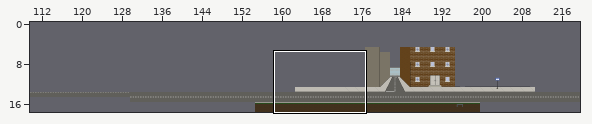
An edit to a level. Tiled map, src/maps/city.tmx. The first picture is a wide view before the edit; the outline marks the close-up.
Close-up. The starting point:
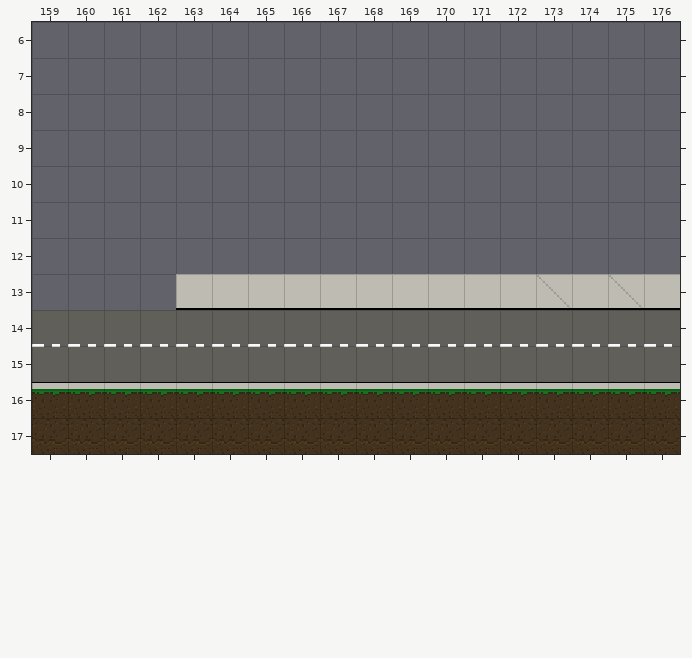
Cells are 24x24 px. Shown: x 159..176, y 6..17. The commit also changed other parts of the map, which this record leaves out. Tiles whose own drawing changed are shown in their newer look in all pictures.
Once edited:
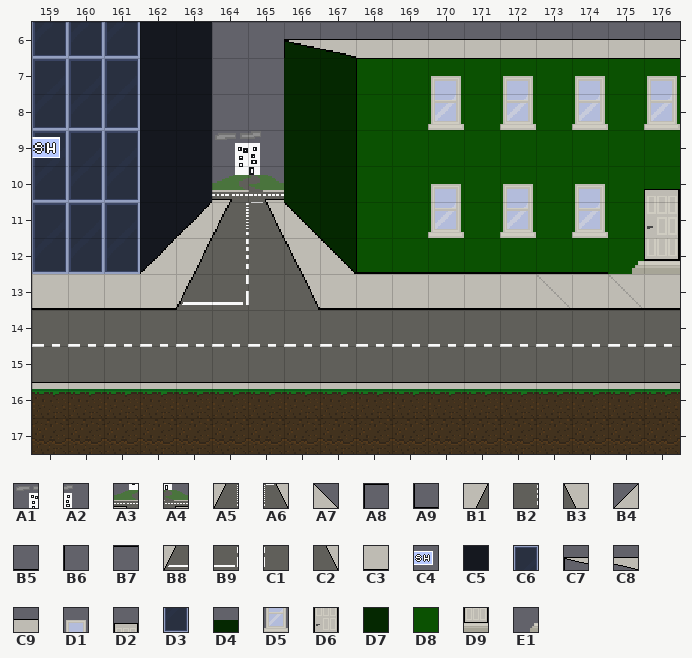
Key: from "city": A1 133, A2 134, A3 153, A4 154, A5 175, A6 176, A7 177, A8 179, A9 179 turned 270, B1 194, B2 195, B3 197, B4 198 turned 270, B5 199, B6 199 flipped on the other diagonal, B7 199 turned 180, B8 214, B9 215, C1 216, C2 217, C3 218, C4 247, C5 251, C6 252, C7 255, C8 256, C9 257, D1 265, D2 268, D3 272, D4 279, D5 285, D6 288, D7 298, D8 299, D9 308, E1 309 flipped left-right.
__ is an empty cell.
Tiles of an added or newly shown layer are drawn over the layers below it.
The exact change:
Layer "Background_buildings" (added):
y 9: x 164..165 __ __ -> A1 A2
y 10: x 164..165 __ __ -> A3 A4
Layer "buildings":
y 6: x 159..163 __ __ __ __ __ -> D3 D3 D3 C5 C5; x 166..167 __ __ -> D4 D4
y 7: x 159..163 __ __ __ __ __ -> C6 C6 C6 C5 C5; x 166..176 __ __ __ __ __ __ __ __ __ __ __ -> D7 D7 D8 D8 D8 D8 D8 D8 D8 D8 D8
y 8: x 159..163 __ __ __ __ __ -> D3 D3 D3 C5 C5; x 166..176 __ __ __ __ __ __ __ __ __ __ __ -> D7 D7 D8 D8 D8 D8 D8 D8 D8 D8 D8
y 9: x 159..163 __ __ __ __ __ -> C6 C6 C6 C5 C5; x 166..176 __ __ __ __ __ __ __ __ __ __ __ -> D7 D7 D8 D8 D8 D8 D8 D8 D8 D8 D8
y 10: x 159..163 __ __ __ __ __ -> D3 D3 D3 C5 C5; x 166..176 __ __ __ __ __ __ __ __ __ __ __ -> D7 D7 D8 D8 D8 D8 D8 D8 D8 D8 D8
y 11: x 159..163 __ __ __ __ __ -> C6 C6 C6 C5 C5; x 166..175 __ __ __ __ __ __ __ __ __ __ -> D7 D7 D8 D8 D8 D8 D8 D8 D8 D8
y 12: x 159..162 __ __ __ __ -> D3 D3 D3 C5; x 167..175 __ __ __ __ __ __ __ __ __ -> D7 D8 D8 D8 D8 D8 D8 D8 D8
Layer "Street":
y 11: x 163..166 __ __ __ __ -> B4 A5 A6 A7
y 12: x 162..164 __ __ __ -> B4 B1 B2; x 166..167 __ __ -> B3 A7
y 13: x 159..166 __ __ __ __ C3 C3 C3 C3 -> C3 C3 C3 C3 B8 B9 C1 C2
Layer "lines" (added):
y 6: x 166..176 __ __ __ __ __ __ __ __ __ __ __ -> C7 C8 C9 C9 C9 C9 C9 C9 C9 C9 C9
y 7: x 168..176 __ __ __ __ __ __ __ __ __ -> A8 B7 B7 B7 B7 B7 B7 B7 B7
y 8..11: x 168 __ -> B6
y 12: x 168..175 __ __ __ __ __ __ __ __ -> A9 B5 B5 B5 B5 B5 B5 E1
Layer "building details":
y 7: x 170 __ -> D1; x 172 __ -> D1; x 174 __ -> D1; x 176 __ -> D1
y 8: x 170 __ -> D5; x 172 __ -> D5; x 174 __ -> D5; x 176 __ -> D5
y 9: x 159 __ -> C4
y 10: x 170 __ -> D1; x 172 __ -> D1; x 174 __ -> D1; x 176 __ -> D2
y 11: x 170 __ -> D5; x 172 __ -> D5; x 174 __ -> D5; x 176 __ -> D6
y 12: x 176 __ -> D9
